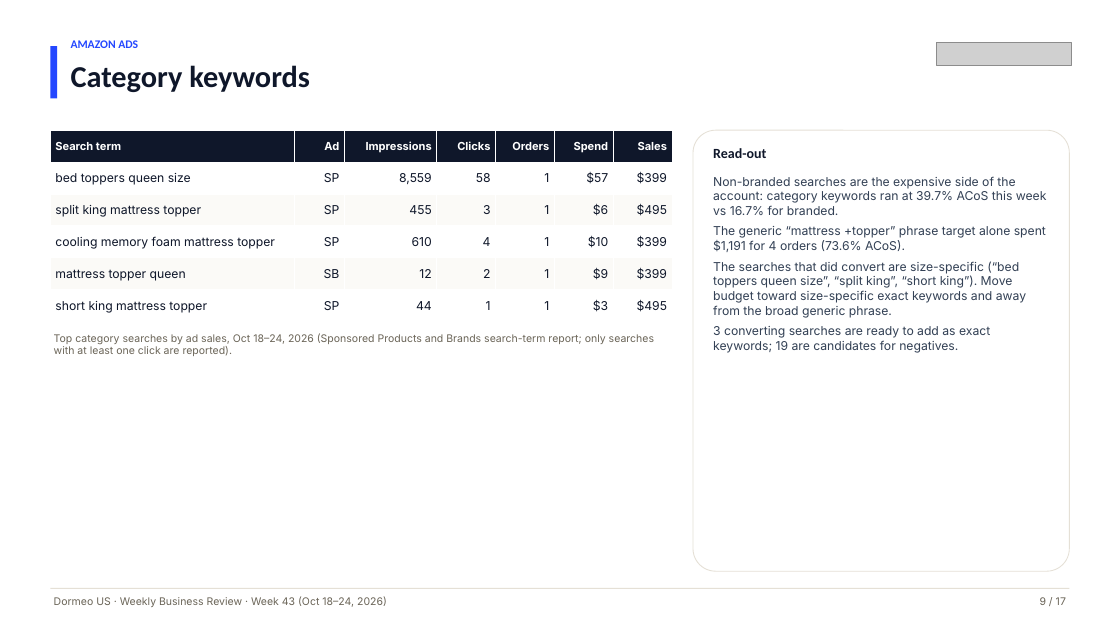
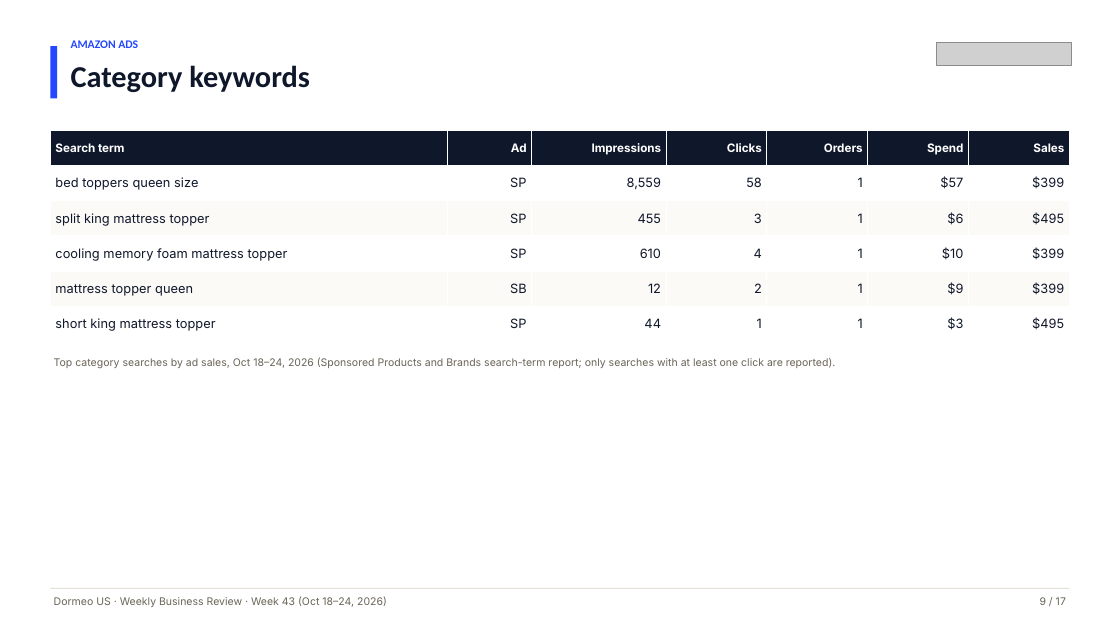
Before and after one commit to RONFSG/flagship-growth-reports, a slide deck: slide 9 of dormeo-us/deck/2026-10-24/Dormeo-US-Weekly-Business-Review-Week-43-2026-10-24.pptx. Drawn at 1120x630 pixels with LibreOffice and Linux fonts; fonts in the diff are those of the drawing; grey boxes stand for pictures. Boxes give left, top, right and bottom in pixels: in the first picture for what was removed or moved away, otherwise in the second. Text is boxed around its words. In the diff, an @@ line names an element or a change of style, - is before the commit and + after.

```diff
--- a/dormeo-us/deck/2026-10-24/Dormeo-US-Weekly-Business-Review-Week-43-2026-10-24.pptx
+++ b/dormeo-us/deck/2026-10-24/Dormeo-US-Weekly-Business-Review-Week-43-2026-10-24.pptx
@@ table at <box>50,130,1070,342</box> @@
@@ size 9.5 to 10 pt in "Search term", "Ad", "Impressions", "Clicks" and 3 more places @@
@@ size 10.5 to 11 pt in "bed toppers queen size", "SP", "8,559", "58" and 31 more places @@
@@ table: place and size @@
-table at <box>50,130,672,322</box>
+table at <box>50,130,1070,342</box>
@@ rounded rectangle removed at <box>693,130,1070,571</box> @@
@@ text removed at <box>713,148,766,158</box> @@
-Read-out
@@ text removed at <box>713,177,1047,353</box> @@
-Non-branded searches are the expensive side of the account: category keywords ran at 39.7% ACoS this week vs 16.7% for branded.
-The generic “mattress +topper” phrase target alone spent $1,191 for 4 orders (73.6% ACoS).
-The searches that did convert are size-specific (“bed toppers queen size”, “split king”, “short king”). Move budget toward size-specific exact keywords and away from the broad generic phrase.
-3 converting searches are ready to add as exact keywords; 19 are candidates for negatives.
@@ text "Top category searches by ad ..." rewrapped from <box>54,333,654,356</box> to <box>54,357,836,368</box> @@
```
Also in this commit, not shown: 3 other slides changed, 9 other files.
